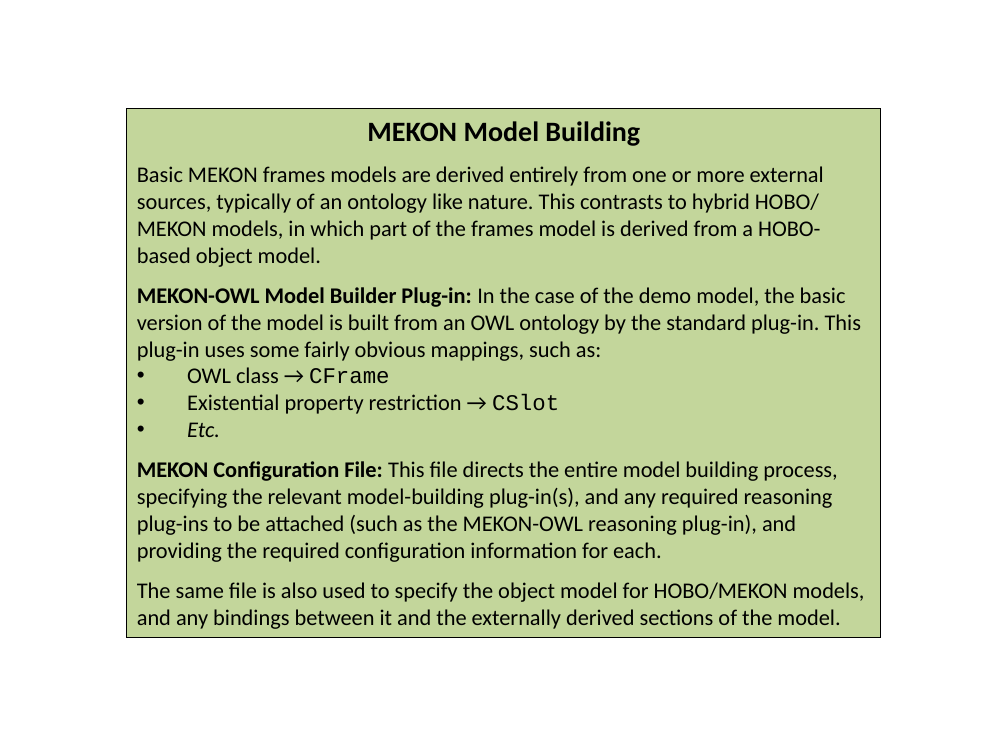
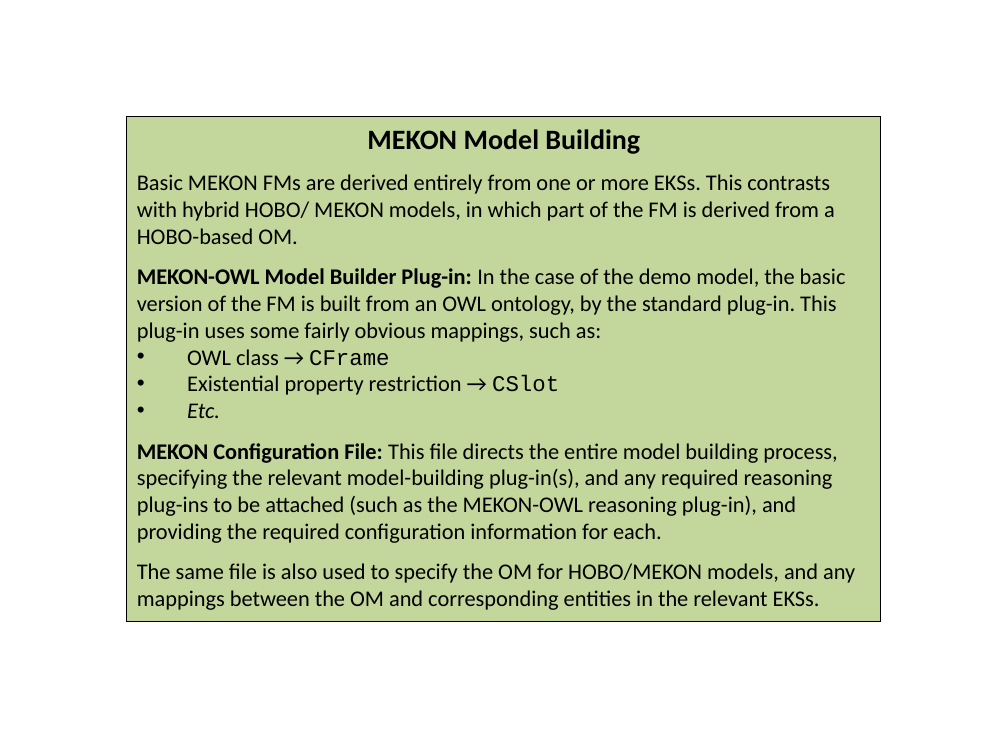
Before and after one commit to colin-puleston/mekon-hobo, a slide deck: slide 11 of docs/MEKON-HOBO Introductory Tutorial.pptx (slide 10 before the commit). Drawn at 1008x756 pixels with LibreOffice and Linux fonts; fonts in the diff are those of the drawing. Boxes give left, top, right and bottom in pixels: in the first picture for what was removed or moved away, otherwise in the second. Text is boxed around its words. In the diff, an @@ line names an element or a change of style, - is before the commit and + after.

```diff
--- a/docs/MEKON-HOBO Introductory Tutorial.pptx
+++ b/docs/MEKON-HOBO Introductory Tutorial.pptx
@@ rectangle "MEKON Model Building": place and size @@
-rectangle "MEKON Model Building" at (127, 108, 881, 637)
+rectangle "MEKON Model Building" at (127, 116, 881, 622)
@@ text in rectangle at (137, 174, 846, 342): text changed @@
-Basic MEKON frames models are derived entirely from one or more external sources, typically of an ontology like nature. This contrasts to hybrid HOBO/ MEKON models, in which part of the frames model is derived from a HOBO-based object model.
-MEKON-OWL Model Builder Plug-in: In the case of the demo model, the basic version of the model is built from an OWL ontology by the standard plug-in. This plug-in uses some fairly obvious mappings, such as:
+Basic MEKON FMs are derived entirely from one or more EKSs. This contrasts with hybrid HOBO/ MEKON models, in which part of the FM is derived from a HOBO-based OM.
+MEKON-OWL Model Builder Plug-in: In the case of the demo model, the basic version of the FM is built from an OWL ontology, by the standard plug-in. This plug-in uses some fairly obvious mappings, such as:
@@ text in rectangle at (137, 563, 855, 610): text changed @@
-The same file is also used to specify the object model for HOBO/MEKON models, and any bindings between it and the externally derived sections of the model.
+The same file is also used to specify the OM for HOBO/MEKON models, and any mappings between the OM and corresponding entities in the relevant EKSs.
```
Also in this commit, not shown: 15 other slides changed, 7 slides added.
